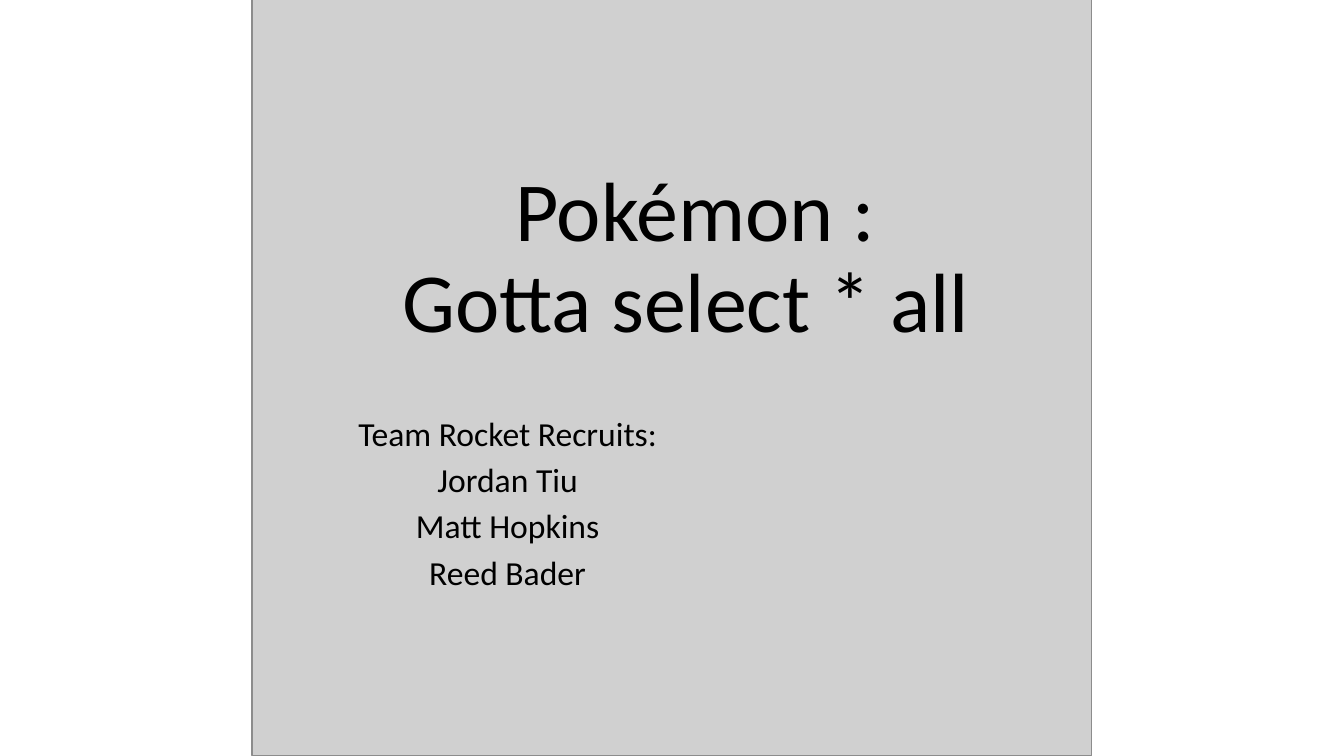
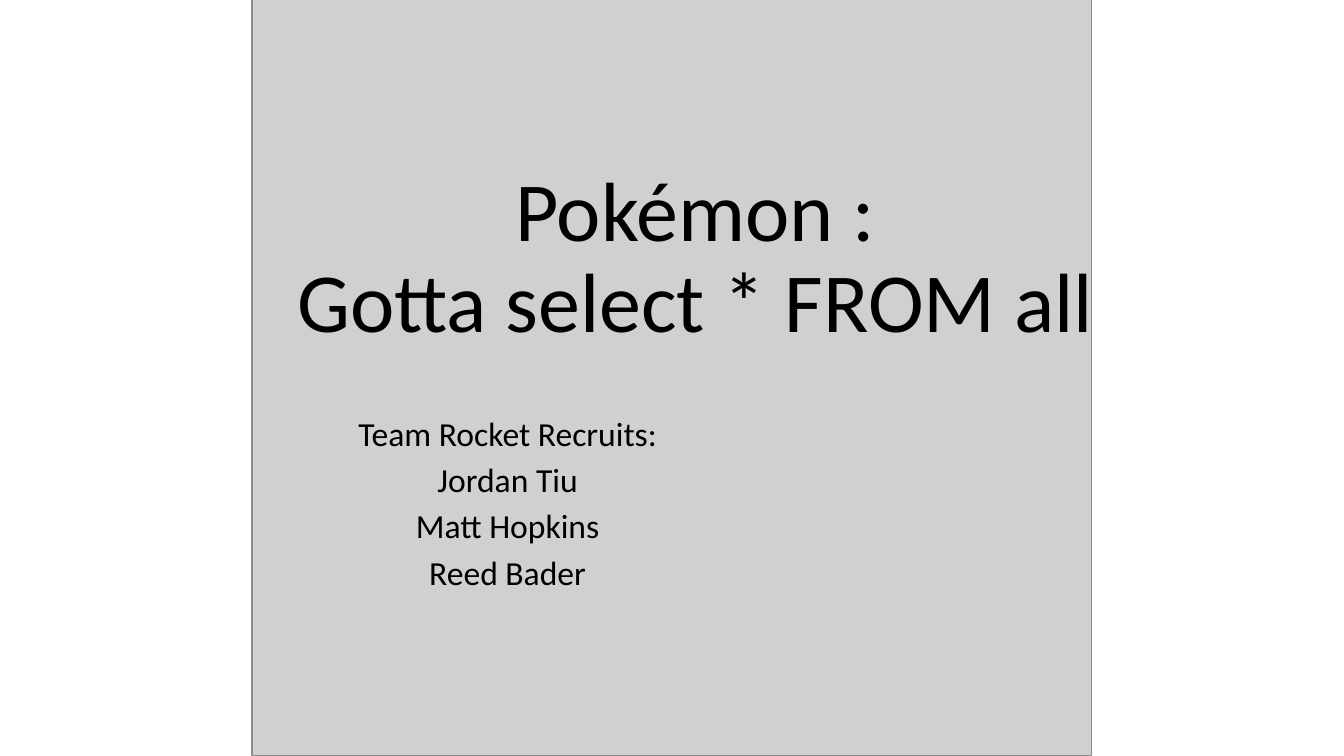
Before and after one commit to jordantiu/Pokemon_Database, a slide deck: slide 1 of Documentation/final slideshow.pptx. Drawn at 1344x756 pixels with LibreOffice and Linux fonts; fonts in the diff are those of the drawing; grey boxes stand for pictures. Boxes give left, top, right and bottom in pixels: in the first picture for what was removed or moved away, otherwise in the second. Text is boxed around its words. In the diff, an @@ line names an element or a change of style, - is before the commit and + after.

```diff
--- a/Documentation/final slideshow.pptx
+++ b/Documentation/final slideshow.pptx
@@ title at box(297, 182, 1093, 351): text changed @@
-Pokémon :
-Gotta select * all
+Pokémon :
+Gotta select * FROM all
```
Also in this commit, not shown: 2 other slides changed, 1 slide added, 1 slide removed.
